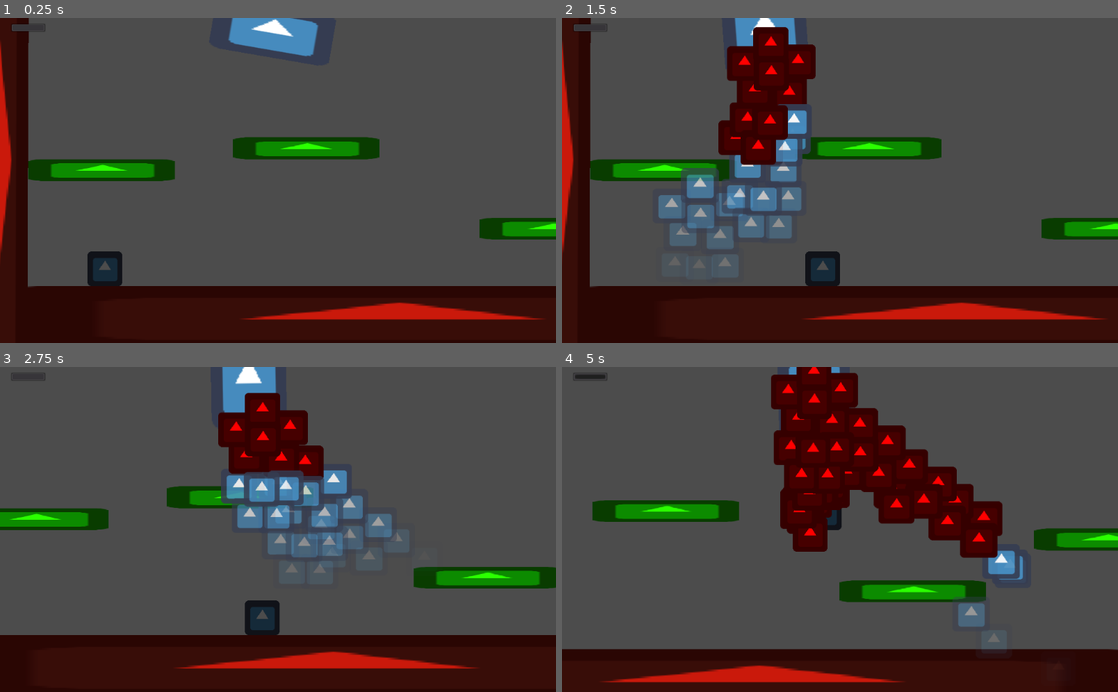
Above: before the commit, frames 1-4 (two rows, left to right).
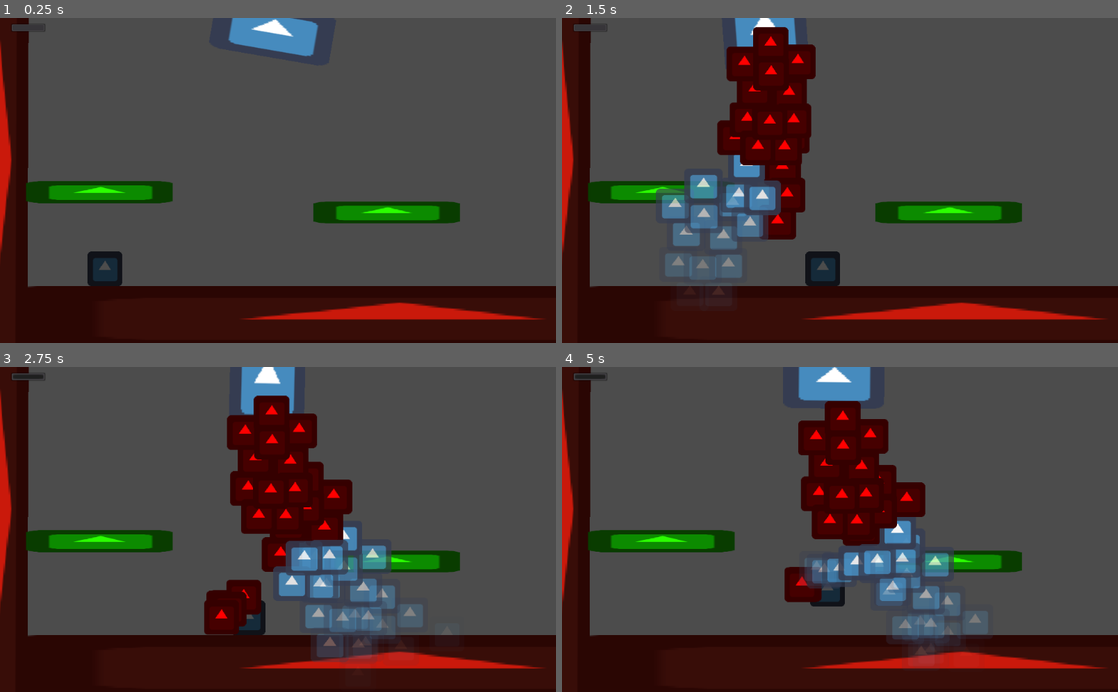
Above: after the commit, the same moments.

Repository: uspgamedev/welcome-to-your-mind
Game: Godot game, scene res://Stages/Depression/DepressionPuzzle1.tscn
Two runs of this game, one before a commit and one after it. Both use one fixed random seed, a clock stepped at 60 frames per second and the inputs below. The engine's default icon, where the game draws it, is replaced by a stand-in: a white triangle on a blue panel in a dark square.
Inputs:
- Up to frame 1 (0.25 s): no input
- Up to frame 2 (1.5 s): hold Right (ui_right) from 0.53 s (still down); tap Up (ui_up) at 0.77 s
- Up to frame 3 (2.75 s): tap Up (ui_up) at 1.52 s; release Right (ui_right) at 2.03 s; hold Left (ui_left) from 2.03 s (still down)
- Up to frame 4 (5 s): release Left (ui_left) at 2.78 s; hold Right (ui_right) 2.78-4.28 s; tap Up (ui_up) at 3.02, 3.77, 4.52 s; hold Left (ui_left) from 4.28 s (still down)

The runs differ from the first frame. In frame 1, 8.1% of the frame differs, in the area x 4-100%, y 36-69%; in frame 2, 11%; in frame 3, 26%; in frame 4, 33%, in the area x 0-100%, y 0-98%.

Commit message:
Small edits on DepressionPuzzle1

Diff:
--- a/Stages/Depression/DepressionPuzzle1.tscn
+++ b/Stages/Depression/DepressionPuzzle1.tscn
@@ -14,7 +14,7 @@
 custom_solver_bias = 0.0
 extents = Vector2( 21.7433, 10 )
 
-[node name="Puzzle1" type="Node"]
+[node name="Puzzle1" type="Node" index="0"]
 
 [node name="Player" parent="." index="0" instance=ExtResource( 1 )]
 
@@ -77,30 +77,30 @@
 texture = ExtResource( 2 )
 _sections_unfolded = [ "Visibility" ]
 
-[node name="Floor2" type="StaticBody2D" parent="." index="2" groups=[
-"Floor",
-]]
-
-editor/display_folded = true
-position = Vector2( -295.823, -62.2951 )
-rotation = 1.57512
-input_pickable = false
-collision_layer = 1
-collision_mask = 1
-constant_linear_velocity = Vector2( 0, 0 )
-constant_angular_velocity = 0.0
-friction = 1.0
-bounce = 0.0
-__meta__ = {
-"_edit_group_": true
-}
-
-[node name="CollisionShape2D" type="CollisionShape2D" parent="Floor2" index="0"]
+[node name="Floor3" type="StaticBody2D" parent="." index="2" groups=[
+"Floor",
+]]
+
+editor/display_folded = true
+position = Vector2( 1500, 543.888 )
+input_pickable = false
+collision_layer = 1
+collision_mask = 1
+constant_linear_velocity = Vector2( 0, 0 )
+constant_angular_velocity = 0.0
+friction = 1.0
+bounce = 0.0
+_sections_unfolded = [ "Transform" ]
+__meta__ = {
+"_edit_group_": true
+}
+
+[node name="CollisionShape2D" type="CollisionShape2D" parent="Floor3" index="0"]
 
 position = Vector2( 310.618, 8.59418 )
 shape = SubResource( 1 )
 
-[node name="Sprite" type="Sprite" parent="Floor2/CollisionShape2D" index="0"]
+[node name="Sprite" type="Sprite" parent="Floor3/CollisionShape2D" index="0"]
 
 self_modulate = Color( 0.792969, 0.0989517, 0.046463, 1 )
 position = Vector2( 1.114, 0.319763 )
@@ -108,12 +108,43 @@
 texture = ExtResource( 2 )
 _sections_unfolded = [ "Visibility" ]
 
-[node name="StaticBody2D" type="StaticBody2D" parent="." index="3" groups=[
-"Floor",
-]]
-
-editor/display_folded = true
-position = Vector2( -158.03, 267.963 )
+[node name="Floor2" type="StaticBody2D" parent="." index="3" groups=[
+"Floor",
+]]
+
+editor/display_folded = true
+position = Vector2( -295.823, -62.2951 )
+rotation = 1.57512
+input_pickable = false
+collision_layer = 1
+collision_mask = 1
+constant_linear_velocity = Vector2( 0, 0 )
+constant_angular_velocity = 0.0
+friction = 1.0
+bounce = 0.0
+__meta__ = {
+"_edit_group_": true
+}
+
+[node name="CollisionShape2D" type="CollisionShape2D" parent="Floor2" index="0"]
+
+position = Vector2( 310.618, 8.59418 )
+shape = SubResource( 1 )
+
+[node name="Sprite" type="Sprite" parent="Floor2/CollisionShape2D" index="0"]
+
+self_modulate = Color( 0.792969, 0.0989517, 0.046463, 1 )
+position = Vector2( 1.114, 0.319763 )
+scale = Vector2( 24.7082, 1.80324 )
+texture = ExtResource( 2 )
+_sections_unfolded = [ "Visibility" ]
+
+[node name="StaticBody2D" type="StaticBody2D" parent="." index="4" groups=[
+"Floor",
+]]
+
+editor/display_folded = true
+position = Vector2( -161.731, 308.677 )
 scale = Vector2( 3, 1 )
 input_pickable = false
 collision_layer = 1
@@ -142,12 +173,12 @@
 texture = ExtResource( 2 )
 _sections_unfolded = [ "Visibility" ]
 
-[node name="StaticBody2D2" type="StaticBody2D" parent="." index="4" groups=[
-"Floor",
-]]
-
-editor/display_folded = true
-position = Vector2( 219.053, 227.782 )
+[node name="StaticBody2D2" type="StaticBody2D" parent="." index="5" groups=[
+"Floor",
+]]
+
+editor/display_folded = true
+position = Vector2( 367.102, 346.221 )
 scale = Vector2( 3, 1 )
 input_pickable = false
 collision_layer = 1
@@ -176,12 +207,12 @@
 texture = ExtResource( 2 )
 _sections_unfolded = [ "Visibility" ]
 
-[node name="StaticBody2D3" type="StaticBody2D" parent="." index="5" groups=[
-"Floor",
-]]
-
-editor/display_folded = true
-position = Vector2( 673.408, 376.143 )
+[node name="StaticBody2D3" type="StaticBody2D" parent="." index="6" groups=[
+"Floor",
+]]
+
+editor/display_folded = true
+position = Vector2( 828.86, 137.413 )
 scale = Vector2( 3, 1 )
 input_pickable = false
 collision_layer = 1
@@ -210,12 +241,12 @@
 texture = ExtResource( 2 )
 _sections_unfolded = [ "Visibility" ]
 
-[node name="StaticBody2D4" type="StaticBody2D" parent="." index="6" groups=[
-"Floor",
-]]
-
-editor/display_folded = true
-position = Vector2( 1031.95, 280.326 )
+[node name="StaticBody2D4" type="StaticBody2D" parent="." index="7" groups=[
+"Floor",
+]]
+
+editor/display_folded = true
+position = Vector2( 1315.09, 252.567 )
 scale = Vector2( 3, 1 )
 input_pickable = false
 collision_layer = 1
@@ -244,6 +275,6 @@
 texture = ExtResource( 2 )
 _sections_unfolded = [ "Visibility" ]
 
-[node name="Octopus" parent="." index="7" instance=ExtResource( 3 )]
+[node name="Octopus" parent="." index="8" instance=ExtResource( 3 )]
 
 position = Vector2( 290.54, 24.7268 )
